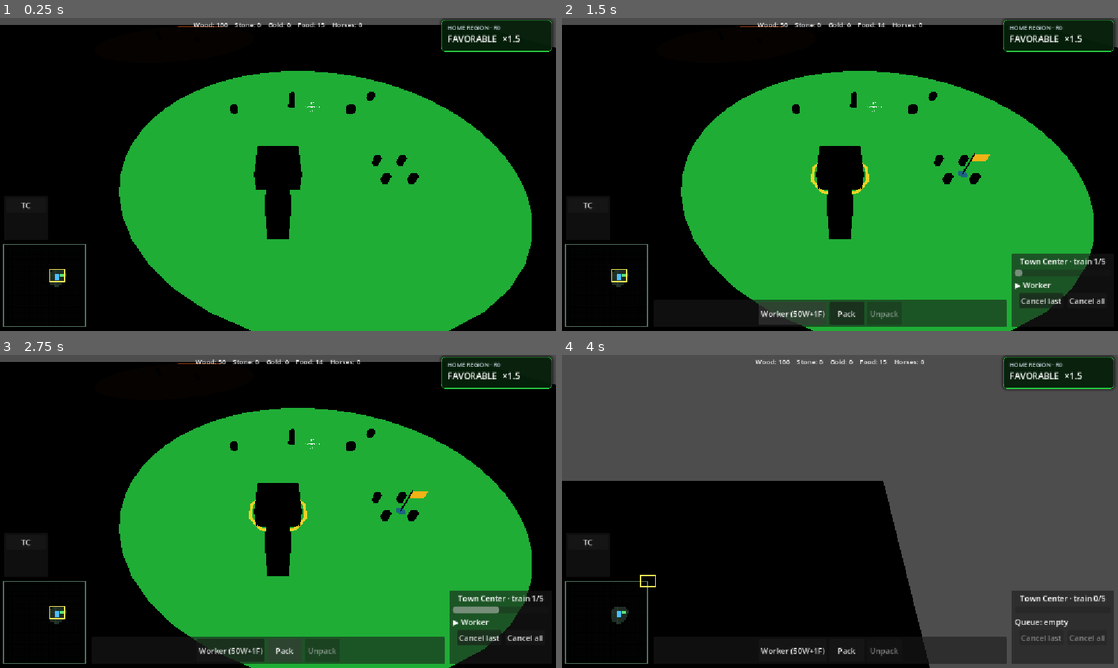
Above: before the commit, frames 1-4 (two rows, left to right).
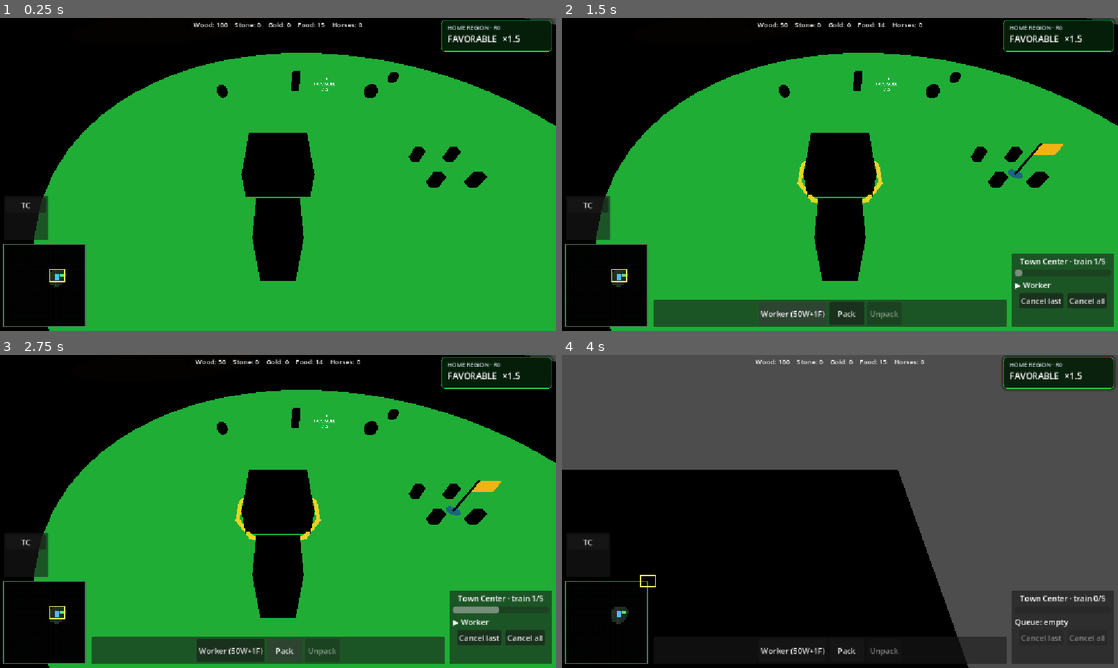
Above: after the commit, the same moments.

Repository: Ferrum-t/RTS-Game
Game: Godot game, scene res://Scenes/World/World.tscn
Two runs of this game, one before a commit and one after it. Both use one fixed random seed, a clock stepped at 60 frames per second and the inputs below.
Inputs (mouse positions are in pixels of both pictures, inside the frame that each line leads up to):
- Up to frame 1 (0.25 s): no input
- Up to frame 2 (1.5 s): click "TC" at 0.5 s; click "Worker (50W+1F)" at 1.25 s
- Up to frame 3 (2.75 s): click "Pack" at 2 s
- Up to frame 4 (4 s): click "Cancel last" at 2.75 s; drag from (606, 621) to (895, 442) at 3.52 s

The runs differ from the first frame. In frame 1, 27% of the frame differs, in the area x 0-100%, y 0-100%; in frame 2, 28%; in frame 3, 28%; in frame 4, 5.2%.

Commit message:
M24 fix: camera start closer + edge grace; fog less gray mush

Diff:
--- a/Scripts/Camera/camera_rts.gd
+++ b/Scripts/Camera/camera_rts.gd
@@ -10,9 +10,10 @@
 @export var edge_size := 12
 
 ## Dolly distance along CameraTilt +Z (was incorrectly zooming position.y).
-@export var min_distance := 12.0
+@export var min_distance := 10.0
 @export var max_distance := 40.0
-@export var start_distance := 20.0
+## Closer start so TC sits nearer screen center under 45° tilt.
+@export var start_distance := 14.0
 
 ## Map playable bounds (XZ). 200×200 field with margin inside zone extremes.
 @export var map_min_x: float = -95.0
@@ -23,9 +24,13 @@
 ## Player team for start focus (Warcraft-style).
 @export var player_team_id: int = 0
 
+## Ignore edge-scroll briefly after focus so cursor at screen edge doesn't yank camera.
+@export var edge_grace_sec: float = 0.85
+
 @export var camera: Camera3D
 
 var rotating := false
+var _edge_grace: float = 0.0
 
 
 func _ready() -> void:
@@ -34,18 +39,11 @@
 
 
 func _focus_player_town_center() -> void:
-	var bm := get_node_or_null("/root/BuildingManager")
-	if bm == null:
-		return
-	var tc: Node3D = null
-	if bm.has_method("get_nearest_town_center"):
-		tc = bm.get_nearest_town_center(Vector3.ZERO, player_team_id)
+	var tc := _find_player_tc()
 	if tc == null or not is_instance_valid(tc):
-		var list: Array = bm.get("town_centers") if "town_centers" in bm else []
-		for b in list:
-			if b != null and is_instance_valid(b) and int(b.get("team_id")) == player_team_id:
-				tc = b
-				break
+		# One retry next frame if TC not registered yet.
+		await get_tree().process_frame
+		tc = _find_player_tc()
 	if tc == null or not is_instance_valid(tc):
 		return
 	var p: Vector3 = tc.global_position
@@ -53,8 +51,24 @@
 	global_position.z = p.z
 	_clamp_to_map()
 	_set_camera_distance(start_distance)
+	_edge_grace = edge_grace_sec
 	if OS.is_debug_build():
 		print("[CAMERA] start focus on ", tc.name, " at (", snappedf(p.x, 0.1), ", ", snappedf(p.z, 0.1), ") dist=", snappedf(start_distance, 0.1))
+
+
+func _find_player_tc() -> Node3D:
+	var bm := get_node_or_null("/root/BuildingManager")
+	if bm == null:
+		return null
+	if bm.has_method("get_nearest_town_center"):
+		var tc: Node3D = bm.get_nearest_town_center(Vector3.ZERO, player_team_id)
+		if tc != null and is_instance_valid(tc):
+			return tc
+	var list: Array = bm.get("town_centers") if "town_centers" in bm else []
+	for b in list:
+		if b != null and is_instance_valid(b) and int(b.get("team_id")) == player_team_id:
+			return b as Node3D
+	return null
 
 
 func _set_camera_distance(dist: float) -> void:
@@ -80,6 +94,9 @@
 
 
 func _process(delta):
+	if _edge_grace > 0.0:
+		_edge_grace -= delta
+
 	var move = Vector3.ZERO
 
 	# ===== WASD =====
@@ -98,8 +115,8 @@
 		var right = transform.basis.x
 		global_position += (right * move.x + forward * move.z) * move_speed * delta
 
-	# ===== Edge scroll (skip while cursor is over HUD / menus) =====
-	if not _mouse_over_ui():
+	# ===== Edge scroll (skip while grace / cursor over HUD) =====
+	if _edge_grace <= 0.0 and not _mouse_over_ui():
 		var mouse = get_viewport().get_mouse_position()
 		var size = get_viewport().get_visible_rect().size
 		var edge_move = Vector3.ZERO
--- a/Shaders/fog_overlay.gdshader
+++ b/Shaders/fog_overlay.gdshader
@@ -1,19 +1,18 @@
 shader_type spatial;
 render_mode unshaded, cull_disabled, depth_draw_never, shadows_disabled;
 
-// M24 — soft edges + near-black FoW (VisibilityMap data unchanged).
+// M24 — near-black FoW, soft only at VISIBLE edge (less gray blob).
 uniform sampler2D fog_tex : filter_linear, repeat_disable;
 // R: 0 unexplored, ~0.5 explored, 1 visible
-uniform float unexplored_alpha : hint_range(0.0, 1.0) = 0.96;
-uniform float explored_alpha : hint_range(0.0, 1.0) = 0.60;
+uniform float unexplored_alpha : hint_range(0.0, 1.0) = 0.97;
+uniform float explored_alpha : hint_range(0.0, 1.0) = 0.72;
 uniform vec3 fog_color = vec3(0.0, 0.0, 0.0);
 
 void fragment() {
 	float v = texture(fog_tex, UV).r;
-	// Soft blend between states (linear sample already softens cell edges).
-	float w_unexplored = 1.0 - smoothstep(0.0, 0.40, v);
-	float w_explored = smoothstep(0.05, 0.40, v) * (1.0 - smoothstep(0.55, 0.95, v));
-	float a = w_unexplored * unexplored_alpha + w_explored * explored_alpha;
+	// UNEXPLORED stays near-opaque black; EXPLORED dark; soft fade only into VISIBLE.
+	float a = mix(unexplored_alpha, explored_alpha, smoothstep(0.05, 0.45, v));
+	a = mix(a, 0.0, smoothstep(0.55, 0.92, v));
 	ALBEDO = fog_color;
 	ALPHA = clamp(a, 0.0, 1.0);
 }
